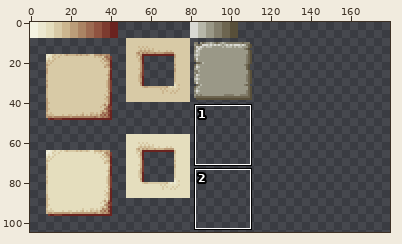
Sprite sheet: png/paper.png. Above, an overview of the earlier version with the close-up marked.
Close-up. Old version:
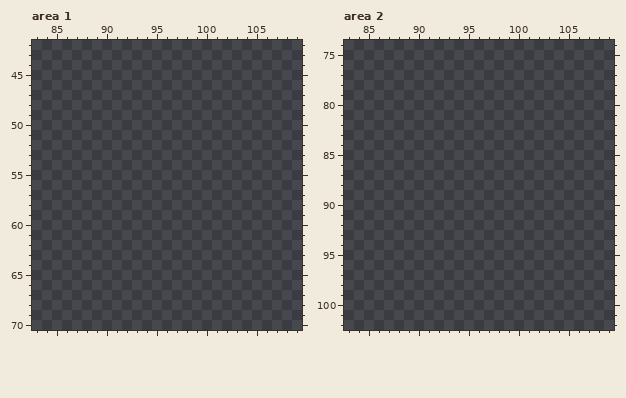
The file is 256x256 pixels. Colours within 5 levels of each other are drawn and written as one. Shown: area 1: x 83..109, y 42..70; area 2: x 83..109, y 74..102. The wide view leaves out empty margins. The commit also changed other parts of the picture, which this record leaves out.
The result:
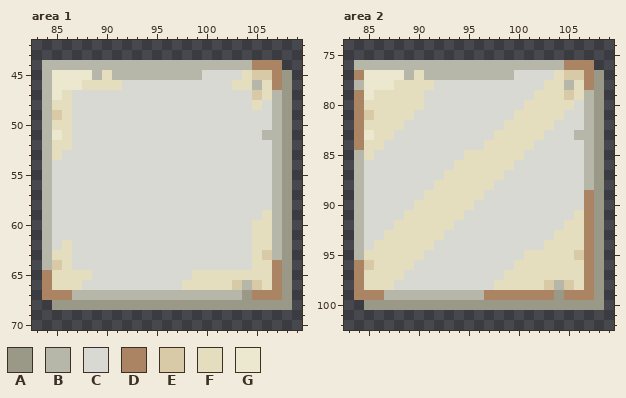
Palette (. is transparent): A #9a9887  B #b7b7a9  C #d9d9d3  D #ab8464  E #d8caa6  F #e5debe  G #ece8d0
From old to new:
Changed rows in their new state; - is an unchanged pixel.
Area 1:
first column x 84:
44 BBBBBBBBBBBBBBBBBBBBBDDD-
45 BGGGGBFBBBBBBBBBCCCCFEEDA
46 BGGGFFFFCCCCCCCCCCCFFBFDA
47 BGFCCCCCCCCCCCCCCCCCCEFBA
48 BFFCCCCCCCCCCCCCCCCCCFCBA
49 BEFCCCCCCCCCCCCCCCCCCCCBA
50 BFFCCCCCCCCCCCCCCCCCCCCBA
51 BGFCCCCCCCCCCCCCCCCCCCBBA
52 BFFCCCCCCCCCCCCCCCCCCCCBA
53 BFCCCCCCCCCCCCCCCCCCCCCBA
54 BCCCCCCCCCCCCCCCCCCCCCCBA
55 BCCCCCCCCCCCCCCCCCCCCCCBA
56 BCCCCCCCCCCCCCCCCCCCCCCBA
57 BCCCCCCCCCCCCCCCCCCCCCCBA
58 BCCCCCCCCCCCCCCCCCCCCCCBA
59 BCCCCCCCCCCCCCCCCCCCCCFBA
60 BCCCCCCCCCCCCCCCCCCCCFFBA
61 BCCCCCCCCCCCCCCCCCCCCFFBA
62 BCFCCCCCCCCCCCCCCCCCCFFBA
63 BFFCCCCCCCCCCCCCCCCCCFEBA
64 BEFCCCCCCCCCCCCCCCCCCFFDA
65 DFFFFCCCCCCCCCCFFFFFFFFDA
66 DFFFCCCCCCCCCCFFFFFEBEFDA
67 DDDBBBBBBBBBBBBBBBBBADDDA
68 -AAAAAAAAAAAAAAAAAAAAAAAA
Area 2:
first column x 84:
 76 BBBBBBBBBBBBBBBBBBBBBDDD-
 77 DGGGGBFBBBBBBBBBCCCCFEEDA
 78 BGGGFFFFCCCCCCCCCCCFFBFDA
 79 DGFFFFFCCCCCCCCCCCFFFEFBA
 80 DFFFFFFCCCCCCCCCCFFFFFCBA
 81 DEFFFFCCCCCCCCCCFFFFFCCBA
 82 DFFFFCCCCCCCCCCFFFFFCCCBA
 83 DGFFCCCCCCCCCCFFFFFCCCBBA
 84 DFFCCCCCCCCCCFFFFFCCCCCBA
 85 BFCCCCCCCCCFFFFFFCCCCCCBA
 86 BCCCCCCCCCFFFFFFCCCCCCCBA
 87 BCCCCCCCCFFFFFFCCCCCCCCBA
 88 BCCCCCCCFFFFFFCCCCCCCCCBA
 89 BCCCCCCFFFFFFCCCCCCCCCCDA
 90 BCCCCCFFFFFFCCCCCCCCCCCDA
 91 BCCCCFFFFFFCCCCCCCCCCCFDA
 92 BCCCFFFFFFCCCCCCCCCCCFFDA
 93 BCCFFFFFFCCCCCCCCCCCFFFDA
 94 BCFFFFFFCCCCCCCCCCCFFFFDA
 95 BFFFFFFCCCCCCCCCCFFFFFEDA
 96 DEFFFFCCCCCCCCCCFFFFFFFDA
 97 DFFFFCCCCCCCCCCFFFFFFFFDA
 98 DFFFCCCCCCCCCCFFFFFEBEFDA
 99 DDDBBBBBBBBBBDDDDDDDADDDA
100 -AAAAAAAAAAAAAAAAAAAAAAAA
